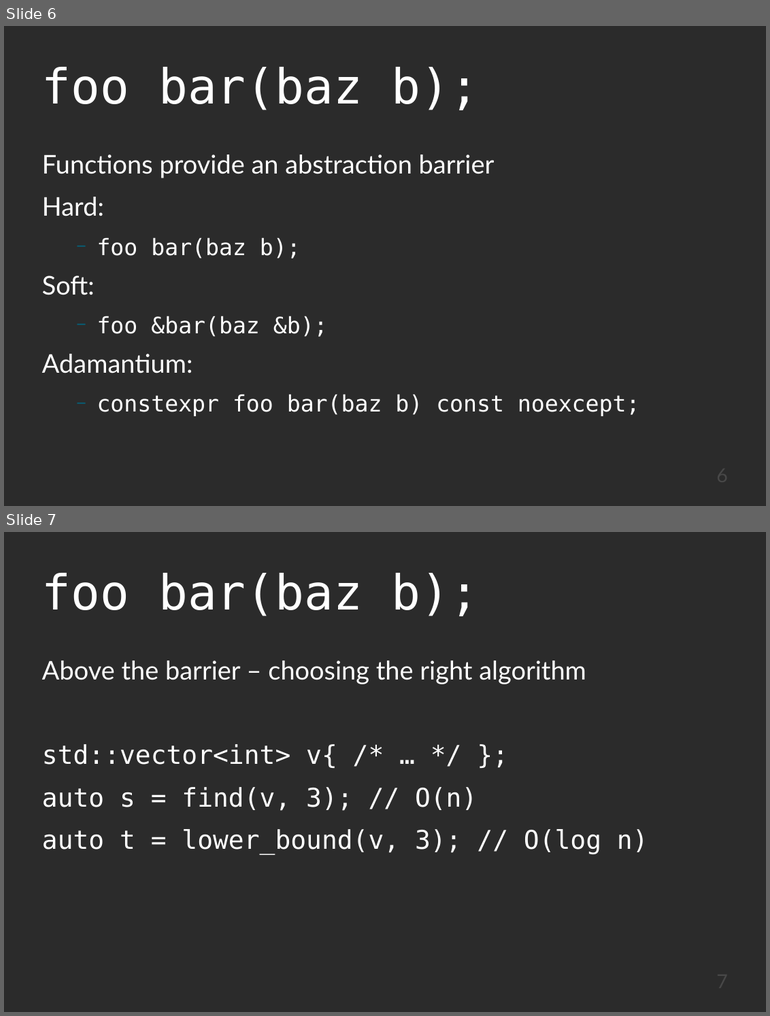
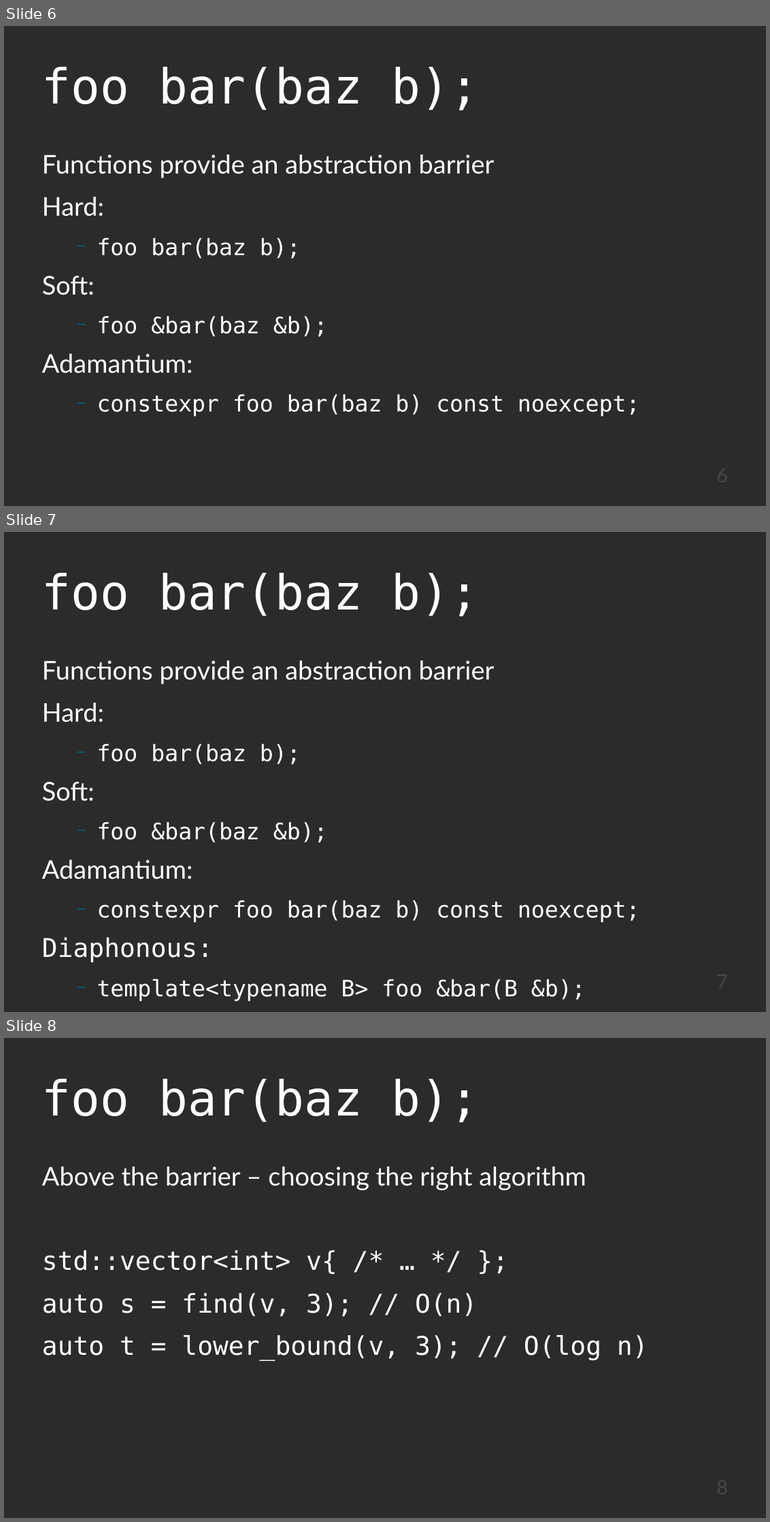
Before and after one commit to KayEss/cpp-designing4performance, a slide deck: slides/Designing APIs For Performance.odp. Shown one above the other, each under a label of ours: slides 6 and 7 before the commit, slides 6, 7 and 8 after it. The pictures are 770x1016 and 770x1522 pixels, drawn with LibreOffice and Linux fonts; fonts in the diff are those of the drawing; background and template pictures are left out; a plain dark background stands for a picture behind light text. Boxes give left, top, right and bottom in pixels: in the first picture for what was removed or moved away, otherwise in the second. Text is boxed around its words. In the diff, an @@ line names an element or a change of style, - is before the commit and + after.

```diff
--- a/slides/Designing APIs For Performance.odp
+++ b/slides/Designing APIs For Performance.odp
@@ slide 7 added at (4,532,766,1012), background picture (left out) @@
@@ title added at (42,573,479,616), 60 pt, text #FFFFFF @@
+foo bar(baz b);
@@ text added at (42,661,640,1001), 28 pt, text #FFFFFF @@
+Functions provide an abstraction barrier
+Hard:
+  − foo bar(baz b);
+Soft:
+  − foo &bar(baz &b);
+Adamantium:
+  − constexpr foo bar(baz b) const noexcept;
+Diaphonous:
+  − template<typename B> foo &bar(B &b);
@@ page number added at (550,969,728,1002), 24 pt, text #484848 @@
+7
@@ what was slide 7 is now slide 8 @@
@@ page number at (550,1475,728,1508): text changed @@
-7
+8
```
